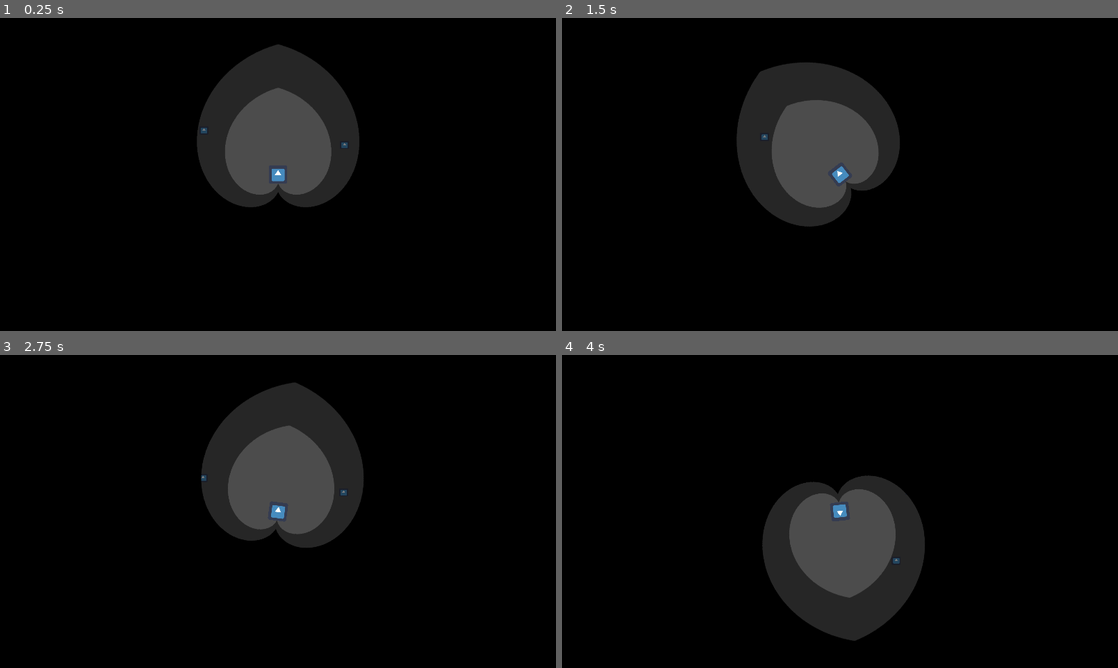
Above: before the commit, frames 1-4 (two rows, left to right).
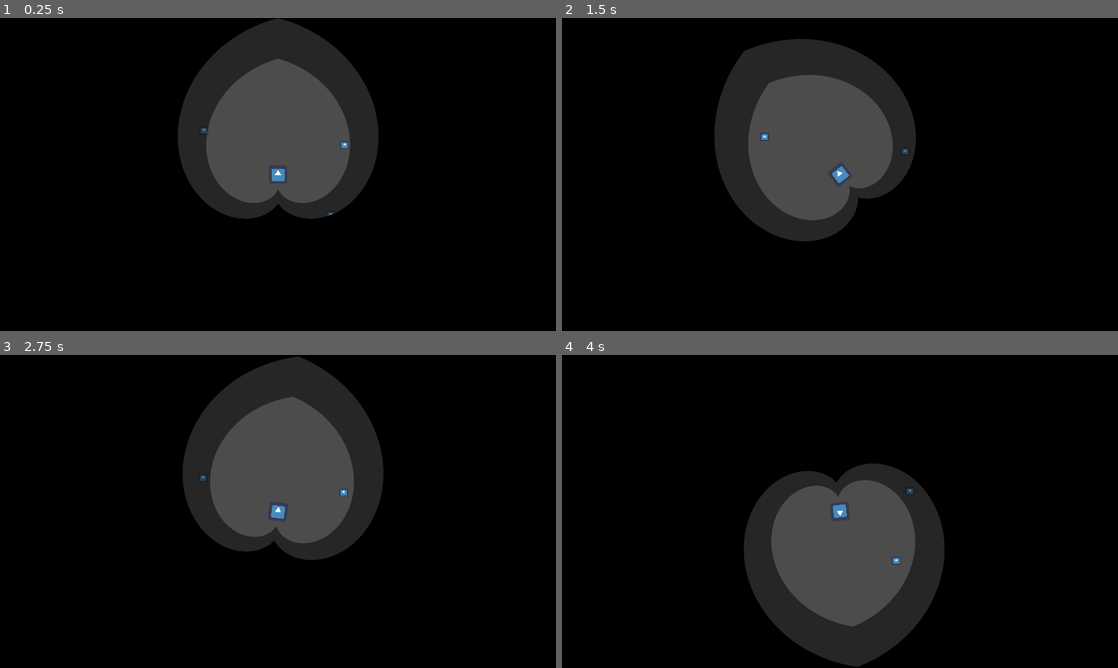
Above: after the commit, the same moments.

Repository: ebrahimebrahim/hungry_and_slow
Game: Godot game, scene res://Main.tscn
Same seed, same stepped clock (60 frames per second), same inputs: the game is played once before the commit and once after it. The engine's default icon, where the game draws it, is replaced by a stand-in: a white triangle on a blue panel in a dark square.
Inputs (mouse positions are in pixels of both pictures, inside the frame that each line leads up to):
- Up to frame 1 (0.25 s): no input
- Up to frame 2 (1.5 s): tap Enter at 0.5 s; move the mouse to (962, 158) at 0.52 s; click (962, 158) at 0.67 s; tap Space at 1.25 s; move the mouse to (728, 190) at 1.27 s; click (728, 190) at 1.42 s
- Up to frame 3 (2.75 s): tap Enter at 2 s; move the mouse to (333, 442) at 2.02 s; click (333, 442) at 2.17 s
- Up to frame 4 (4 s): tap Space at 2.75 s; move the mouse to (812, 574) at 2.77 s; click (812, 574) at 2.92 s; tap Enter at 3.5 s; move the mouse to (1006, 558) at 3.52 s; click (1006, 558) at 3.67 s

The runs differ from the first frame. In frame 1, 10% of the frame differs, in the area x 32-68%, y 0-65%; in frame 2, 10%; in frame 3, 10%; in frame 4, 10%, in the area x 32-69%, y 34-100%.

Commit message:
rescale mask to match new base resolution

Diff:
--- a/hungry_and_slow/Player.gd
+++ b/hungry_and_slow/Player.gd
@@ -6,10 +6,10 @@
 var speed_control_radius = 200
 var max_rot_speed = deg2rad(360*6)
 
-var F   = 300
-var DF  = 150
-var B   = 30
-var DB  = 30
+var F   = 400
+var DF  = 140
+var B   = 50
+var DB  = 50
 
 
 func _ready():
@@ -46,15 +46,12 @@
 
 func create_mask():
 	var img = Image.new()
-	var vp_size = get_viewport_rect().size
-	img.create(2*vp_size.x, 2*vp_size.y, false, Image.FORMAT_RGBA8)
+	var vp_diag_size = get_viewport_rect().size.length()
+	img.create(vp_diag_size, vp_diag_size, false, Image.FORMAT_RGBA8)
 	img.lock()
 
 	# pixel that corresponds to player position
 	var p = Vector2(img.get_width()/2,img.get_height()/2)
-
-	# forward and backward view distances
-
 
 	for y in range(img.get_height()):
 		for x in range(img.get_width()):
